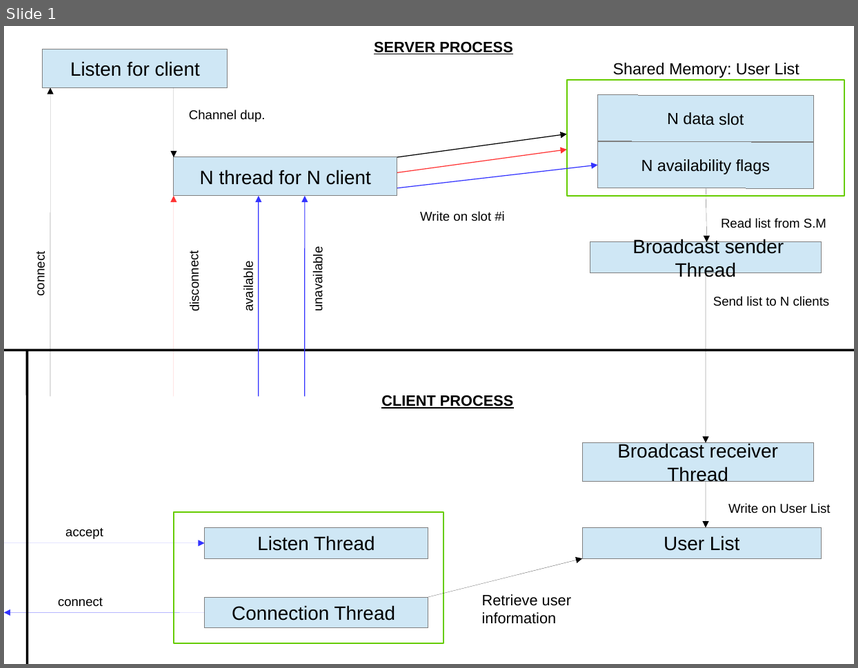
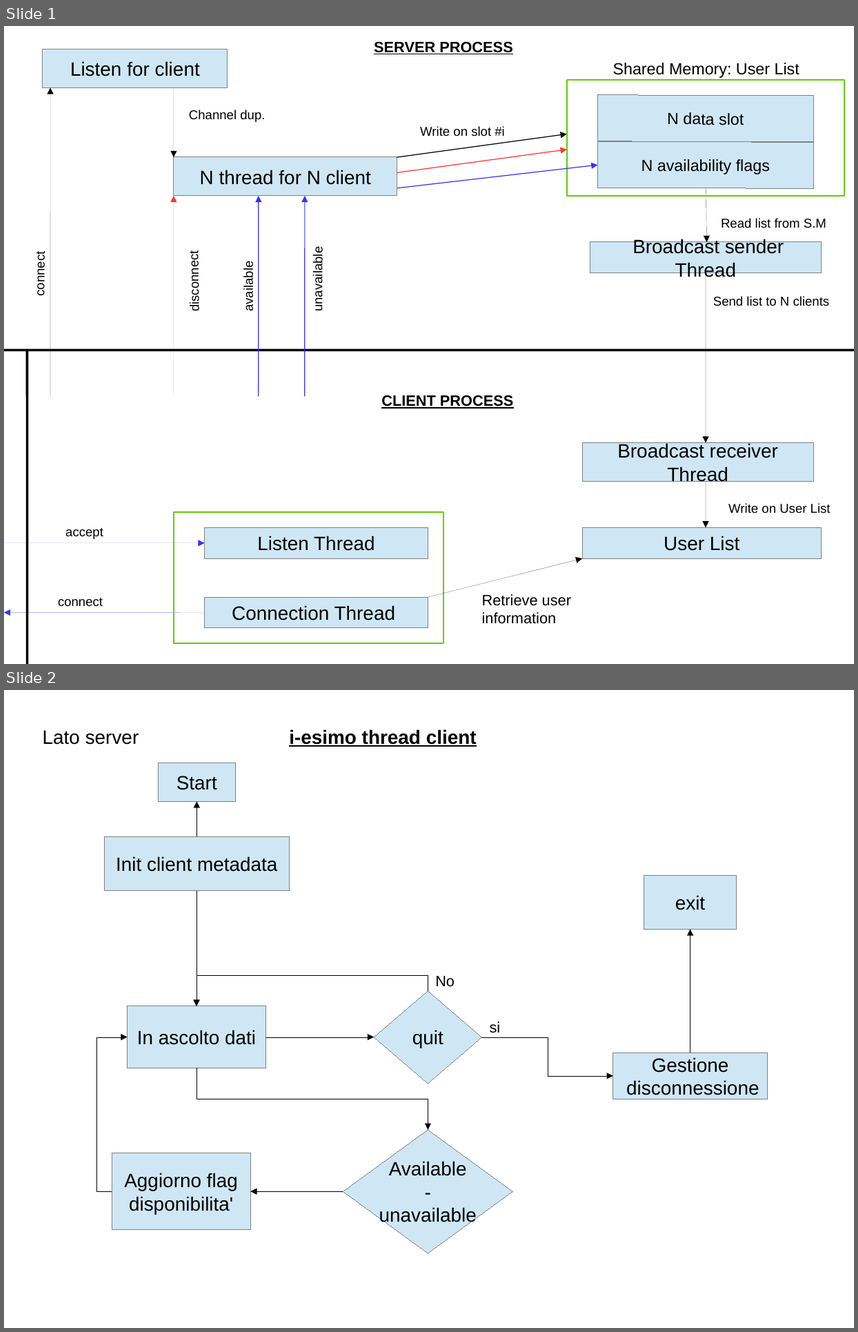
Before and after one commit to polyc/talk-service, a slide deck: SO_projectDiagram.odp. Shown one above the other, each under a label of ours: slide 1 before the commit, slides 1 and 2 after it. The pictures are 858x668 and 858x1332 pixels, drawn with LibreOffice and Linux fonts; fonts in the diff are those of the drawing. Boxes give left, top, right and bottom in pixels: in the first picture for what was removed or moved away, otherwise in the second. Text is boxed around its words. In the diff, an @@ line names an element or a change of style, - is before the commit and + after.

```diff
--- a/SO_projectDiagram.odp
+++ b/SO_projectDiagram.odp
@@ slide 2 added at <box>4,690,854,1328</box>, background #FFFFFF @@
@@ text added at <box>43,730,139,745</box>, 18 pt, text #000000 @@
+Lato server
@@ text added at <box>289,729,477,747</box>, 18 pt, text #000000, bold, underline @@
+i-esimo thread client
@@ rectangle added at <box>159,762,235,801</box>, fill #CFE7F5, outline #808080 0 pt, 18 pt, text #000000 @@
+Start
@@ elbow arrow added from (197, 836) to (197, 801), #000000 0 pt @@
@@ rectangle added at <box>104,836,290,891</box>, fill #CFE7F5, outline #808080 0 pt, 18 pt, text #000000 @@
+Init client metadata
@@ rectangle added at <box>644,875,737,929</box>, fill #CFE7F5, outline #808080 0 pt, 18 pt, text #000000 @@
+exit
@@ elbow arrow added from (197, 891) to (197, 1006), #000000 0 pt @@
@@ elbow arrow added from (691, 1052) to (691, 929), #000000 0 pt @@
@@ elbow arrow added from (428, 991) to (197, 1006), #000000 0 pt @@
@@ text added at <box>435,976,455,987</box>, 14 pt, text #000000 @@
+No
@@ diamond added at <box>375,991,482,1083</box>, fill #CFE7F5, outline #808080 0 pt, 18 pt, text #000000 @@
+quit
@@ rectangle added at <box>128,1006,266,1068</box>, fill #CFE7F5, outline #808080 0 pt, 18 pt, text #000000 @@
+In ascolto dati
@@ elbow arrow added from (112, 1192) to (128, 1037), #000000 0 pt @@
@@ elbow arrow added from (266, 1037) to (375, 1037), #000000 0 pt @@
@@ elbow arrow added from (482, 1037) to (613, 1076), #000000 0 pt @@
@@ text added at <box>490,1021,501,1033</box>, 14 pt, text #000000 @@
+si
@@ rectangle added at <box>613,1052,768,1099</box>, fill #CFE7F5, outline #808080 0 pt, 18 pt, text #000000 @@
+Gestione
+disconnessione
@@ elbow arrow added from (197, 1068) to (428, 1130), #000000 0 pt @@
@@ diamond added at <box>343,1130,513,1253</box>, fill #CFE7F5, outline #808080 0 pt, 18 pt, text #000000 @@
+Available
+-
+unavailable
@@ rectangle added at <box>112,1153,251,1230</box>, fill #CFE7F5, outline #808080 0 pt, 18 pt, text #000000 @@
+Aggiorno flag
+disponibilita'
@@ elbow arrow added from (343, 1192) to (251, 1192), #000000 0 pt @@
@@ slide 1 changed as well @@
@@ text "Write on slot #i": place and size @@
-text "Write on slot #i" at <box>420,211,504,221</box>
+text "Write on slot #i" at <box>420,126,504,136</box>
```
Also in this commit, not shown: 2 other slides changed, 1 other slide added, 2 slides removed.
